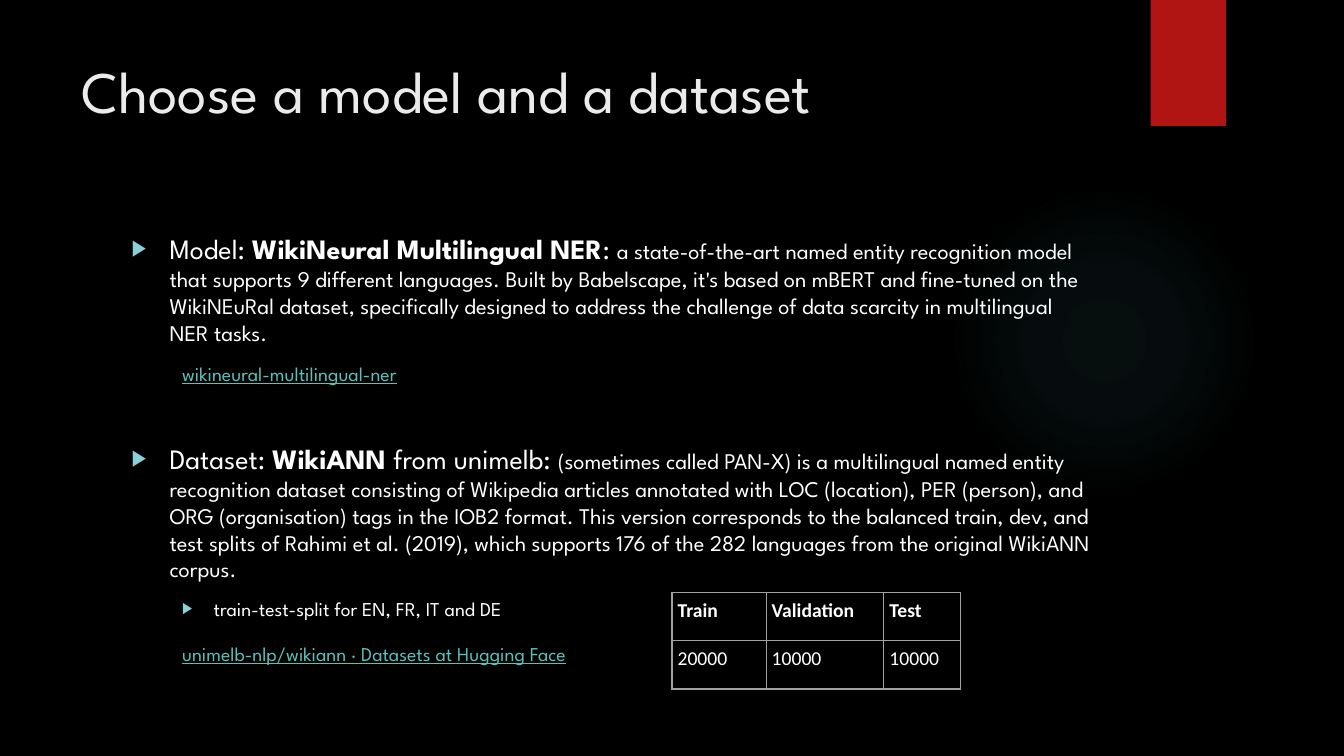
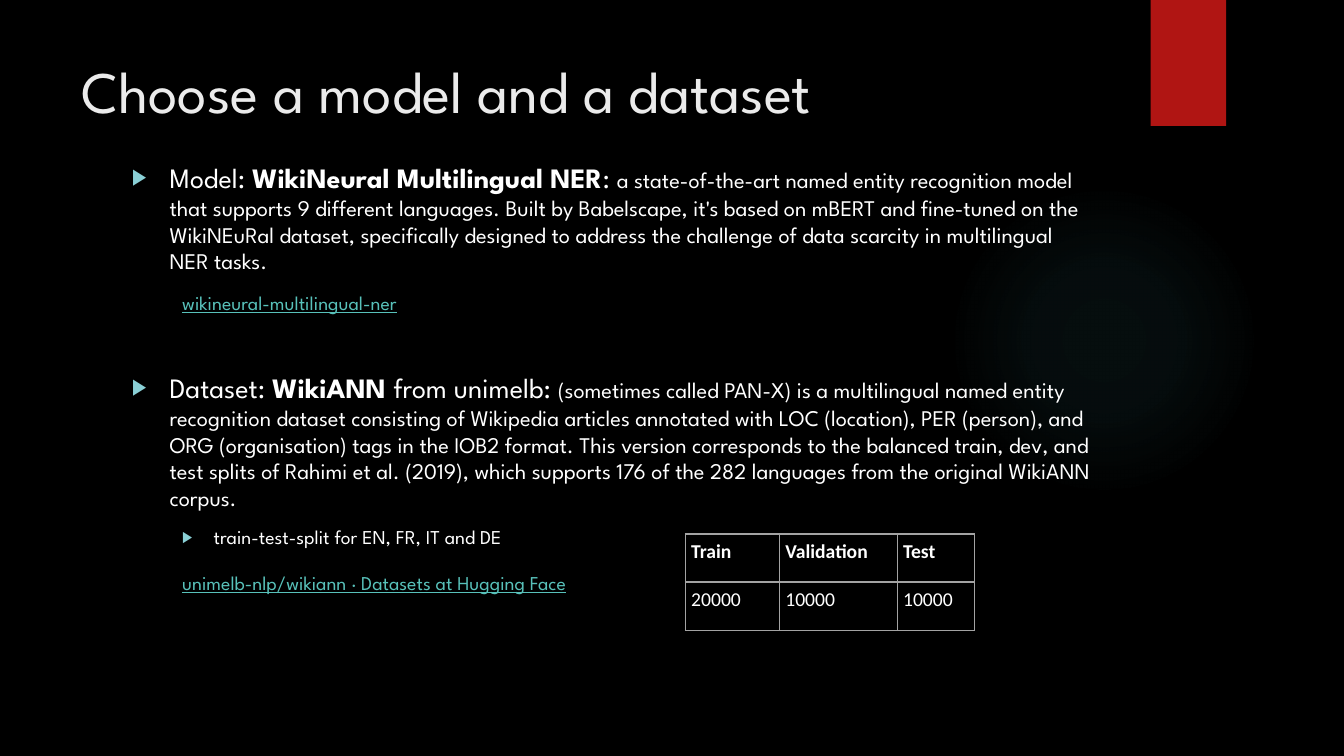
Before and after one commit to Beabir/TaskModule4_MNER, a slide deck: slide 5 of CAS NLP Module 4_jd_bb.pptx. Drawn at 1344x756 pixels with LibreOffice and Linux fonts; fonts in the diff are those of the drawing; background and template pictures are left out. Boxes give left, top, right and bottom in pixels: in the first picture for what was removed or moved away, otherwise in the second. Text is boxed around its words. In the diff, an @@ line names an element or a change of style, - is before the commit and + after.

```diff
--- a/CAS NLP Module 4_jd_bb.pptx
+++ b/CAS NLP Module 4_jd_bb.pptx
@@ text "Model: WikiNeural Multilingual NER: a ..." moved from (x1=170, y1=239, x2=1090, y2=666) to (x1=170, y1=168, x2=1090, y2=595) @@
@@ table moved from (x1=673, y1=593, x2=961, y2=689) to (x1=686, y1=534, x2=974, y2=630) @@
```
Also in this commit, not shown: 1 other slide changed.
